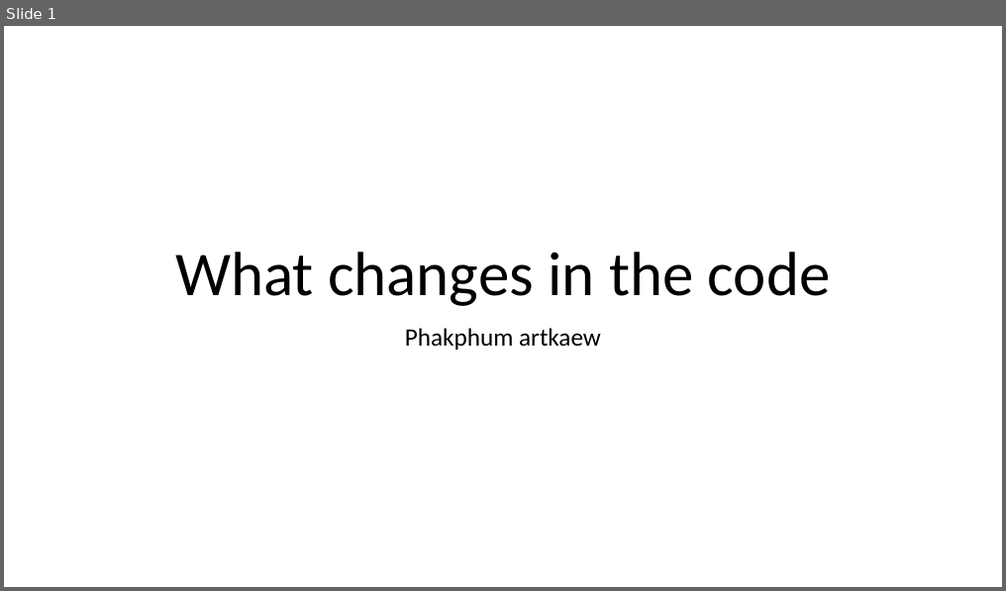
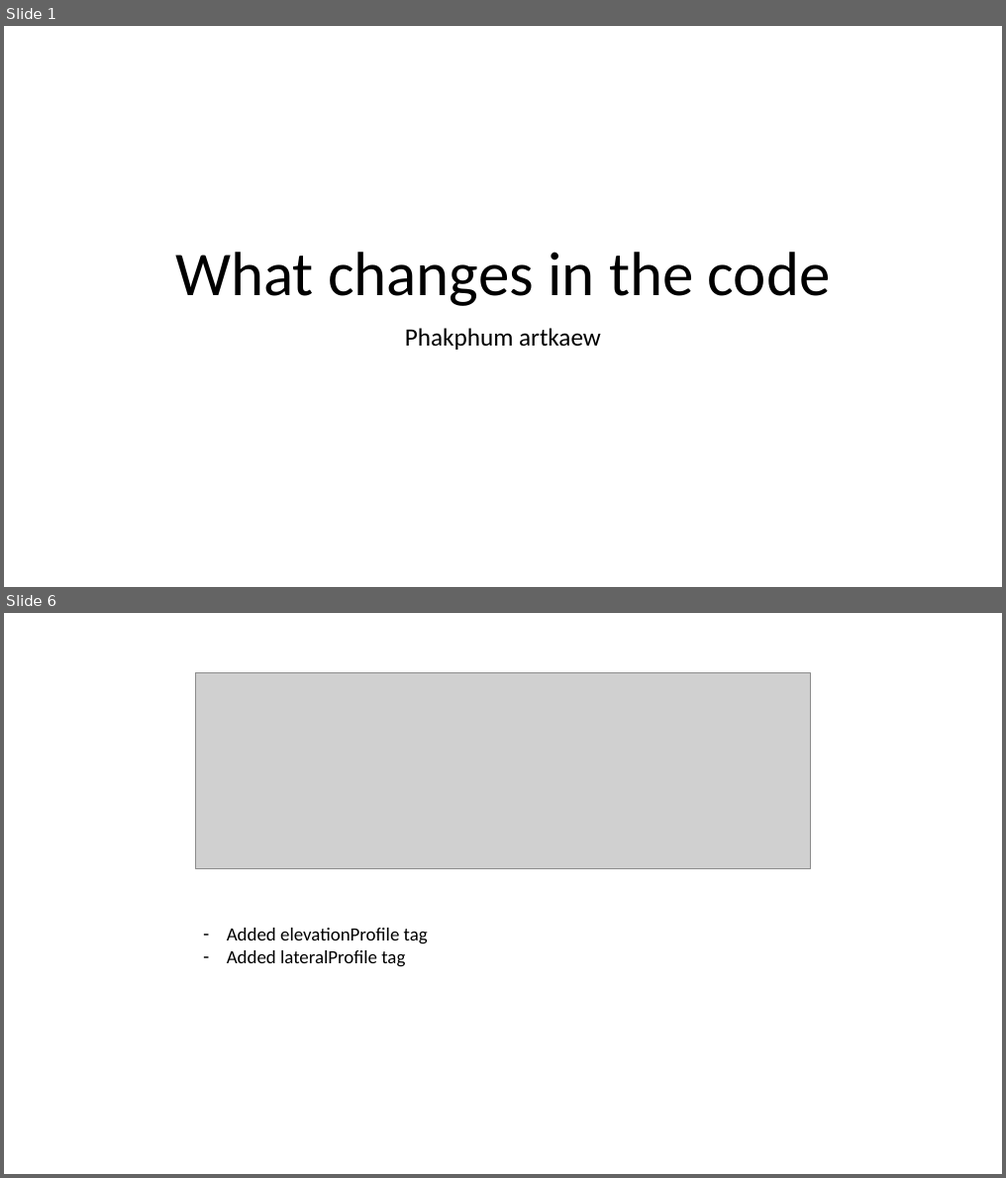
Before and after one commit to ivsg-psu/PathPlanning_MapTools_ParseXODR, a slide deck: Documents/xodr_changes_in_code.pptx. Shown one above the other, each under a label of ours: slide 1 before the commit, slides 1 and 6 after it; the slides between them are not shown. The pictures are 1006x591 and 1006x1178 pixels, drawn with LibreOffice and Linux fonts; fonts in the diff are those of the drawing; grey boxes stand for pictures. Boxes give left, top, right and bottom in pixels: in the first picture for what was removed or moved away, otherwise in the second. Text is boxed around its words. In the diff, an @@ line names an element or a change of style, - is before the commit and + after.

```diff
--- a/Documents/xodr_changes_in_code.pptx
+++ b/Documents/xodr_changes_in_code.pptx
@@ slide 6 added at [4,613,1002,1174], background #FFFFFF @@
@@ picture added at [196,672,810,868] @@
@@ text added at [227,928,428,967], 18 pt, text #000000 @@
+– Added elevationProfile tag
+– Added lateralProfile tag
```
Also in this commit, not shown: 8 other slides added, 1 slide removed.
